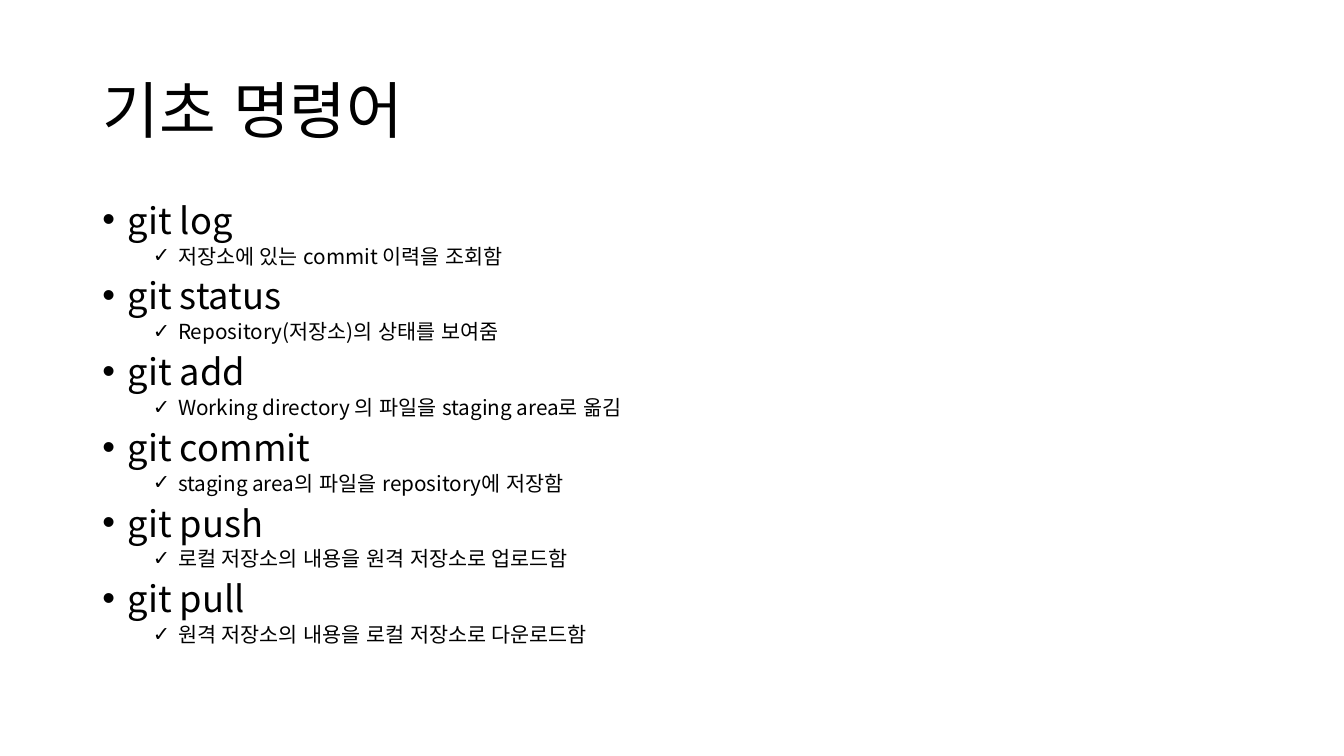
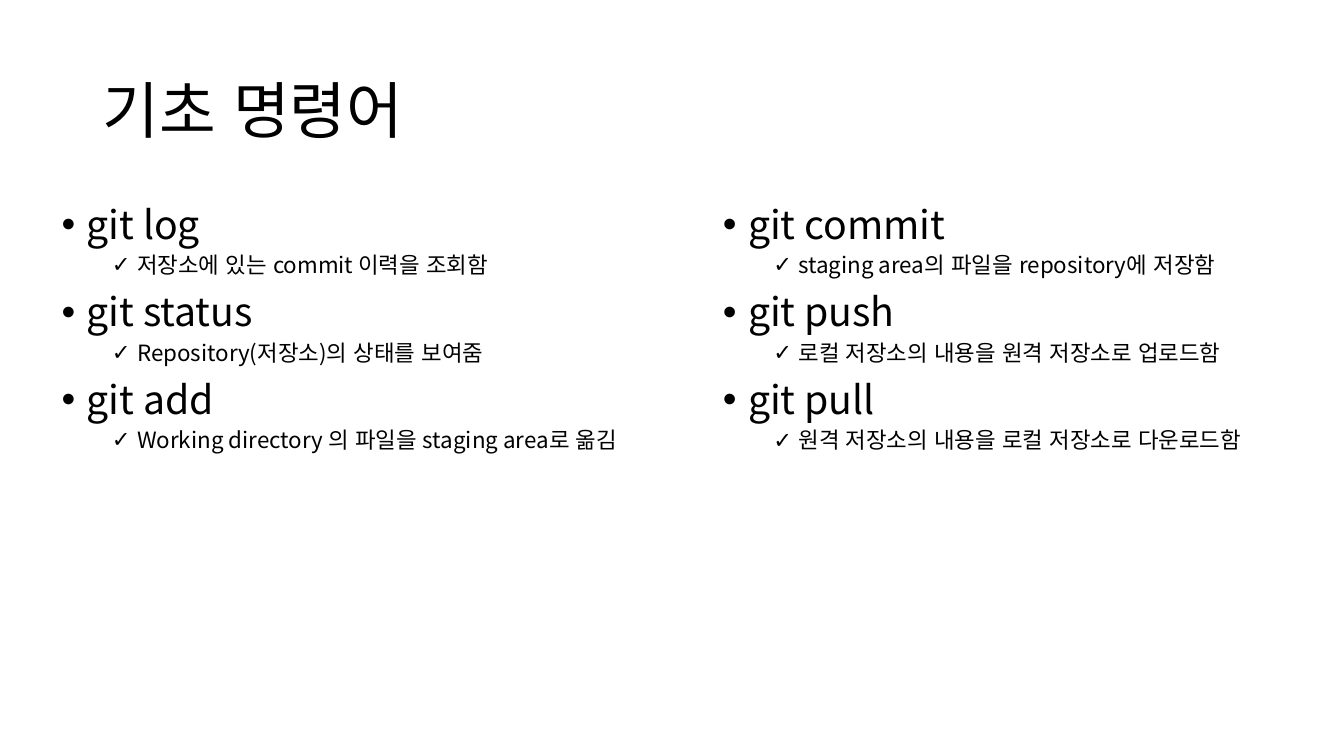
Before and after one commit to longBright/2022_DeepLearningStudy, a slide deck: slide 9 of 99_Administration/4th_DeepLearningStudy_OT.pptx. Drawn at 1344x756 pixels with LibreOffice and Linux fonts; fonts in the diff are those of the drawing. Boxes give left, top, right and bottom in pixels: in the first picture for what was removed or moved away, otherwise in the second. Text is boxed around its words. In the diff, an @@ line names an element or a change of style, - is before the commit and + after.

```diff
--- a/99_Administration/4th_DeepLearningStudy_OT.pptx
+++ b/99_Administration/4th_DeepLearningStudy_OT.pptx
@@ text "git log": place and size @@
-text "git log" at <box>128,205,622,644</box>
+text "git log" at <box>87,207,617,454</box>
@@ text "git log" at <box>87,207,617,454</box>: size 25.9 to 28 pt in "git log", "git status", "git add"; size 14.8 to 16 pt in "저장소에 있는 commit 이력을 조회함", "Repository(저장소)의 상태를 보여줌", "Working directory 의 파일을 staging area로 옮김"; line spacing 0.8 to 0.9 @@
@@ text added at <box>748,208,1241,450</box>, 16 pt, text #000000 @@
+• git commit
+  ✓ staging area의 파일을 repository에 저장함
+• git push
+  ✓ 로컬 저장소의 내용을 원격 저장소로 업로드함
+• git pull
+  ✓ 원격 저장소의 내용을 로컬 저장소로 다운로드함
@@ text at <box>128,433,587,644</box>: paragraphs removed @@
-• git commit
-  ✓ staging area의 파일을 repository에 저장함
-• git push
-  ✓ 로컬 저장소의 내용을 원격 저장소로 업로드함
-• git pull
-  ✓ 원격 저장소의 내용을 로컬 저장소로 다운로드함
```
Also in this commit, not shown: 2 other slides changed, 1 slide added, 1 slide removed, 6 other files.
